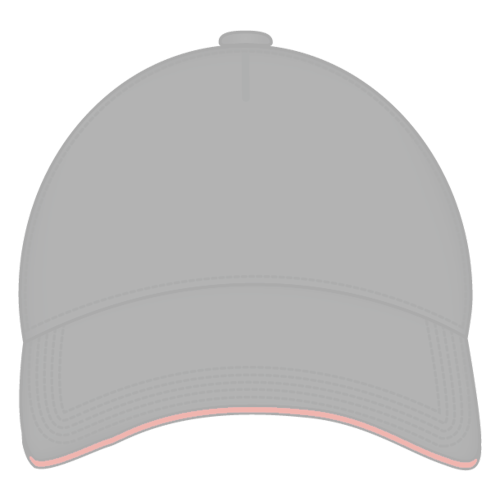
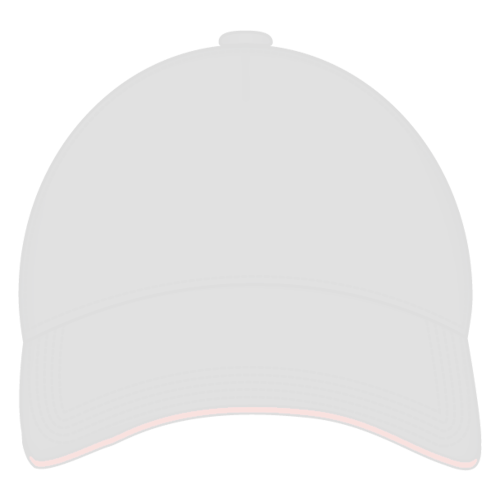
The second 500 x 500 image is a revision of the first. Changes to its layers:
"Layer 1": opacity 33% → 13% over 18, 30, 482, 471
renamed "Background" to "Layer 0", painted on it over 18, 30, 482, 471
